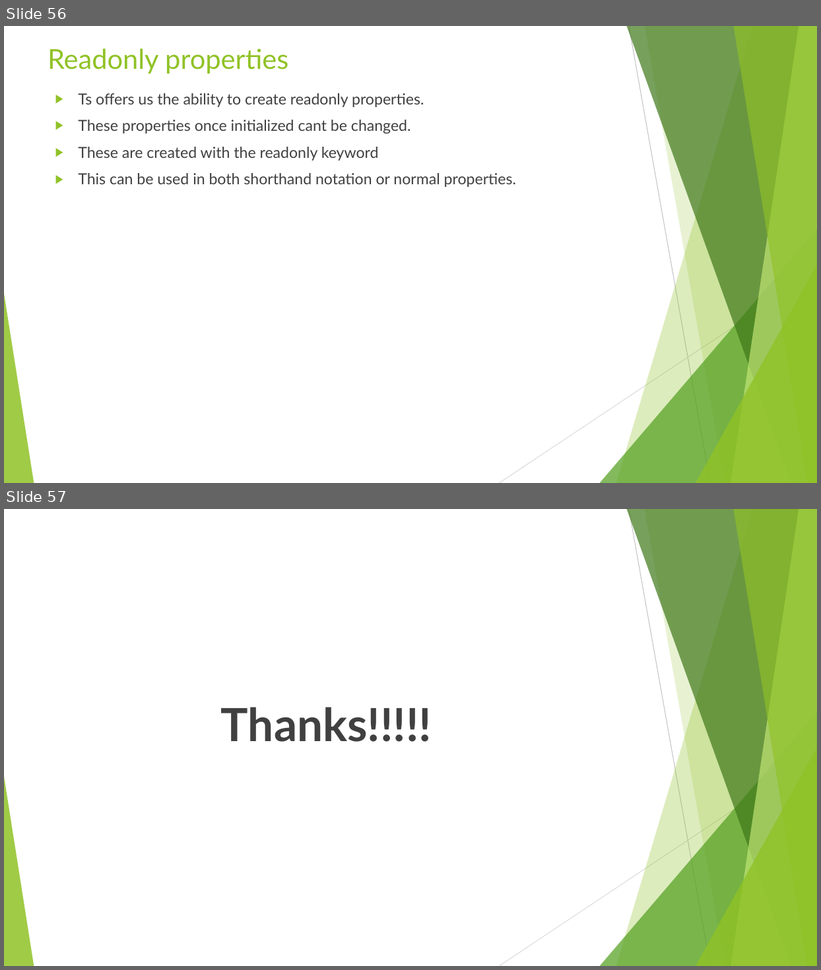
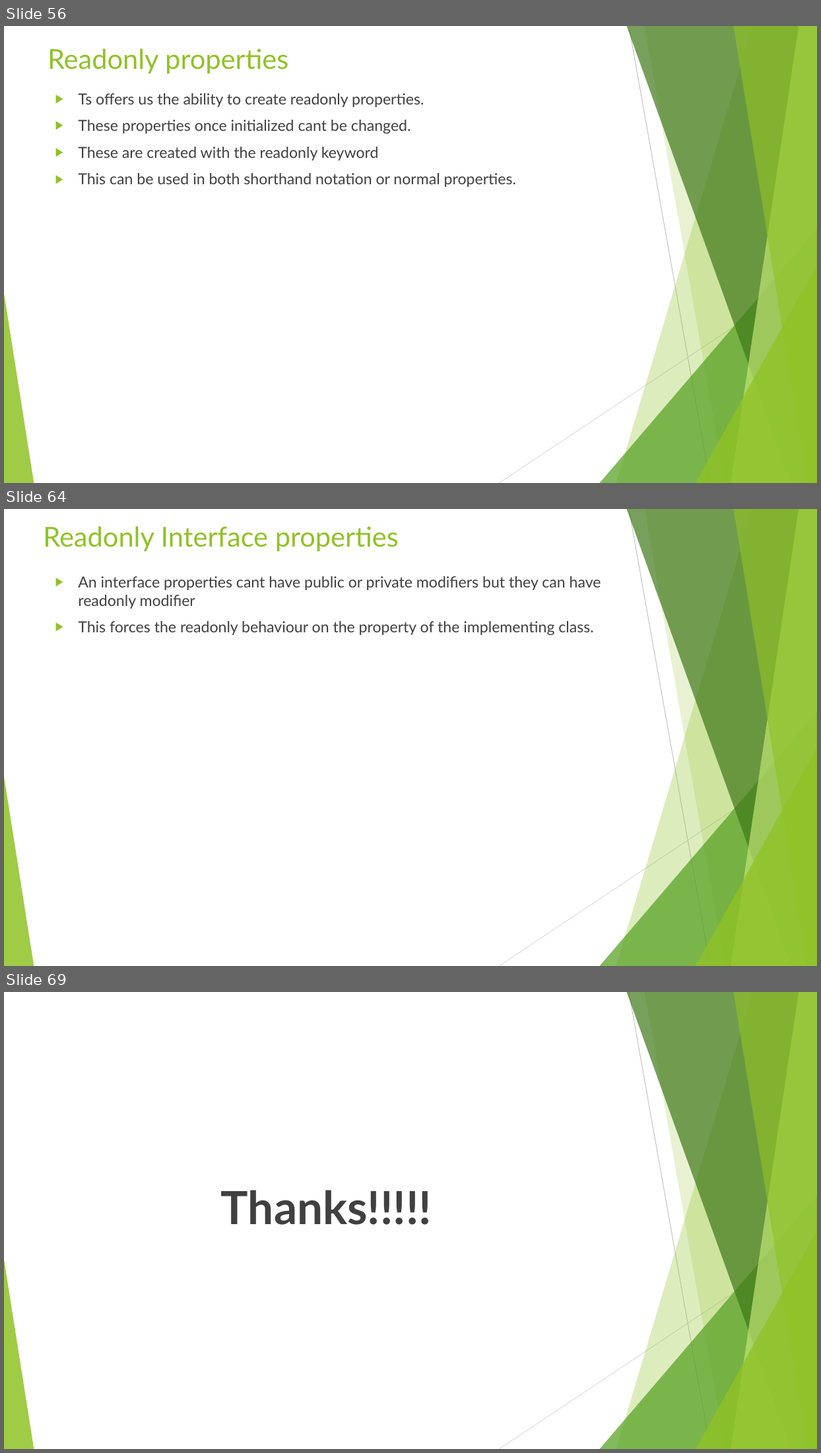
Before and after one commit to rudhrainfogain/TypeScript, a slide deck: PPT/TypeScriptv5.pptx. Shown one above the other, each under a label of ours: slides 56 and 57 before the commit, slides 56, 64 and 69 after it; the slides between them are not shown. The pictures are 821x970 and 821x1453 pixels, drawn with LibreOffice and Linux fonts; fonts in the diff are those of the drawing. Boxes give left, top, right and bottom in pixels: in the first picture for what was removed or moved away, otherwise in the second. Text is boxed around its words. In the diff, an @@ line names an element or a change of style, - is before the commit and + after.

Commit message:
Classes and Interfaces Complete

```diff
--- a/PPT/TypeScriptv5.pptx
+++ b/PPT/TypeScriptv5.pptx
@@ slide 64 added at bbox=[4, 509, 817, 966], background #FFFFFF; not listed: 10 template elements that a slide beside it also shows @@
@@ title added at bbox=[43, 526, 399, 551], 32.4 pt, text #90C226 @@
+Readonly Interface properties
@@ text added at bbox=[78, 576, 601, 635], 18 pt, text #404040 @@
+▶ An interface properties cant have public or private modifiers but they can have readonly modifier
+▶ This forces the readonly behaviour on the property of the implementing class.
@@ what was slide 57 is now slide 69 @@
```
Also in this commit, not shown: 1 slide changed, 11 other slides added, 3 other files.
